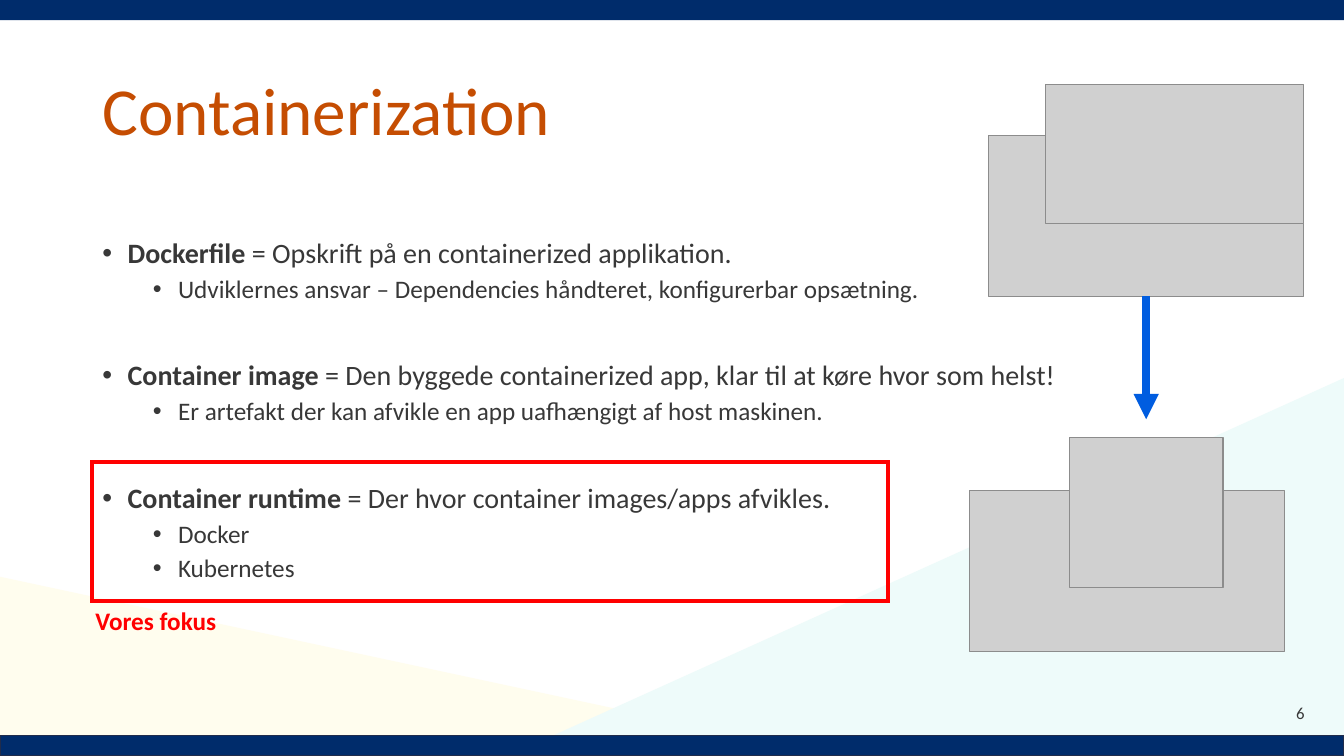
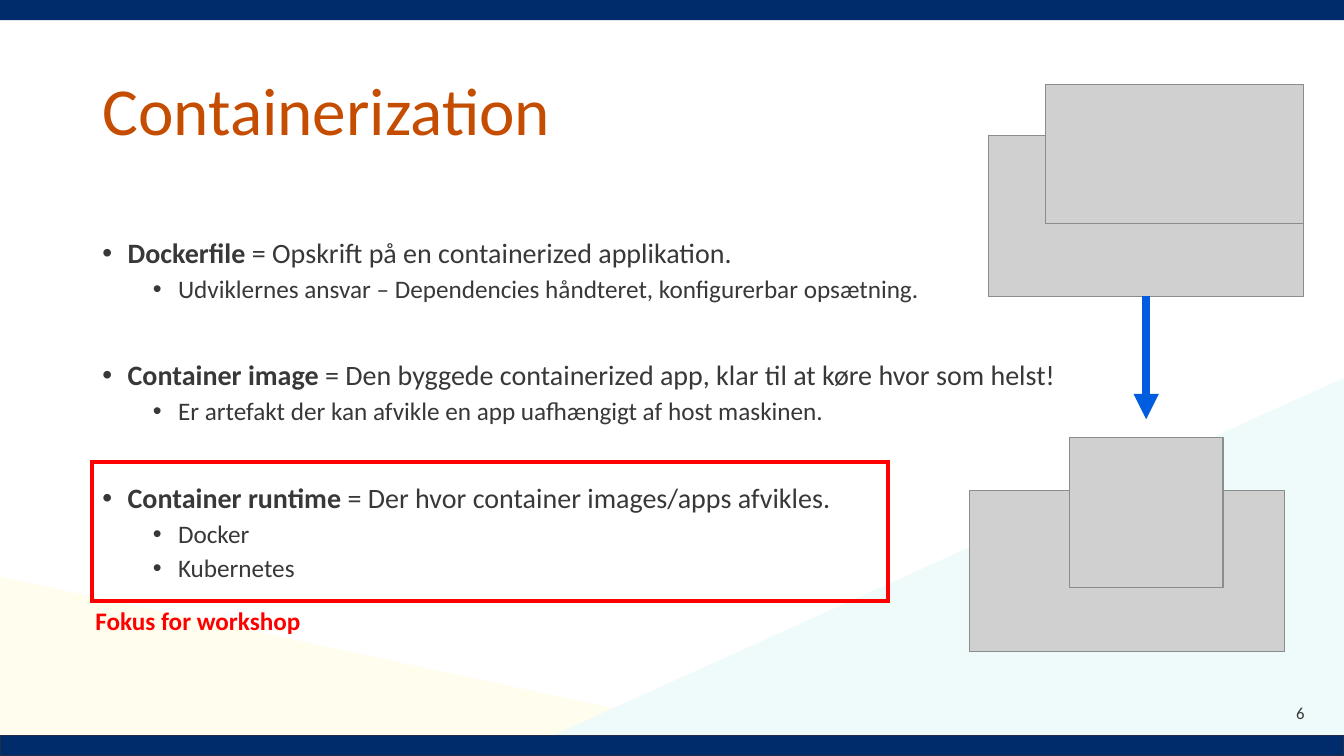
Before and after one commit to Notalib/workshop-kubernetes, a slide deck: slide 6 of Kubernetes_workshop.pptx. Drawn at 1344x756 pixels with LibreOffice and Linux fonts; fonts in the diff are those of the drawing; grey boxes stand for pictures; background and template pictures are left out. Boxes give left, top, right and bottom in pixels: in the first picture for what was removed or moved away, otherwise in the second. Text is boxed around its words. In the diff, an @@ line names an element or a change of style, - is before the commit and + after.

```diff
--- a/Kubernetes_workshop.pptx
+++ b/Kubernetes_workshop.pptx
@@ text at (x1=95, y1=612, x2=301, y2=634): text changed @@
-Vores fokus
+Fokus for workshop
```
Also in this commit, not shown: 13 other slides changed, 6 slides added, 3 slides removed, 10 other files.
